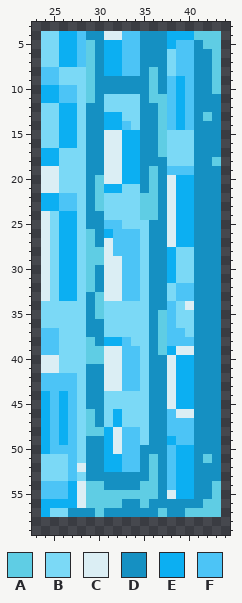
A pixel-art sprite gets an edit: Videojuego/Assets/Sprites/Hielo.png. Above, as it was before the edit.
The file is 64x64 pixels. Shown: x 23..44, y 3..59.
Palette (. is transparent): A #5fcde4  B #7bd9f6  C #dbeef4  D #1590c2  E #0caff2  F #4cc4f6
Pixels before, first column x 24:
 4 BBEEFDDCCFFDDDEEEAAA
 5 BBEEFADEEFFDDDEFFDAA
 6 BBEEFADEEFFDDDBFFDDA
 7 BBEEFADEEFFDDDBFFDDA
 8 FFBBBADEEFFDADBFFDDA
 9 FFBBBADDDDDDADFEFDDA
10 EEFFBADDDDDDADFEFDDA
11 EEFFBADBBBBDAAFEFDDD
12 BBEEBDDBBBBDDAFEFDDD
13 BBEEBDDEEBBDDAFEFDAD
14 BBEEBDDEEFBDDAFEFDDD
15 BBEEBDDCCEEDDABBBDDD
16 BBEEBDDCCEEDDABBBDDD
17 EEBBBDDCCEEDDABBBDDD
18 EEBBBDDCCEEDDDBBBDDA
19 CCBBBDDCCEEDADFFFDDD
20 CCBBBDACCEEDADCEEDDD
21 CCBBBDAEEBBDADCEEDDD
22 EEFFBDABBBBAADCEEDDD
23 EEFFBDABBBBAADCEEDDD
24 CBEEBDDBBBBAADCEEDDD
25 CBEEBDDFFBBBDDCEEDDD
26 CBEEBADEFFFBDDCEEDDD
27 CBEEBADCFFFBDDCEEDDD
28 CBEEBAACFFFBDDEBBDDD
29 CBEEBAACCFFBDDEBBDDD
30 CBEEBADCCFFBDDEBBDDD
31 CBEEBADCCFFBDDEBBDDD
32 CBEEBADCCFFBDDBFFDDD
33 CBEEBDACCFFBDDBFFDDD
34 BBBBBDABBBBBDDFBCDDD
35 BBBBBDABBBBBDAFBBDDD
36 BBBBBDDBBBBBDAFBBDDD
37 FFBBBDDBBBBBDAFFBDDD
38 FFBBBADEEFBBDAFFFDDD
39 FFBBBAACCFFBDAECCDDD
40 CCBBBAACCFFBDDCEEDDD
41 CCBBBDDCCFFBDDCEEDDD
42 FFFFBDDCCFFBDDCEEDDD
43 FFFFBDDCCFFBDDCEEDDD
44 EFEFBDDBBBBBDDCEEDDD
45 EFEFBDDBBBBBDDCEEDDD
46 EFEFBADBEBBBDDFCCDDD
47 EFEFBADBEBBBDDFFFDDD
48 EFEFBAAECFFBDDFFFDDD
49 EFEFBDDECFFBDDEFFDDD
50 EFFFBDDECFFDDDFEEDDD
51 BBBFBDDEEFFDADFEEDAD
52 BBBFCDDEEFFDADFEEDDD
53 BBBFBDDDDDDDADFEEDDD
54 FFFECAADDDDAADFEEDDA
55 FFFECAAAAAAAADCEEDDA
56 EEEECAAAADDADDDDDDAA
57 EBBDDDADDDDDDADDAAAA
The result:
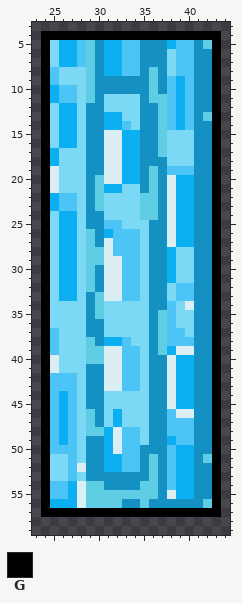
Colours new in this view: G #000000
Changes in this commit:
Changed rows in their new state; - is an unchanged pixel.
first column x 24:
 4 GGGGGGGGGGGGGGGGGGGG
 5 G------------------G
 6 G------------------G
 7 G------------------G
 8 G------------------G
 9 G------------------G
10 G------------------G
11 G------------------G
12 G------------------G
13 G------------------G
14 G------------------G
15 G------------------G
16 G------------------G
17 G------------------G
18 G------------------G
19 G------------------G
20 G------------------G
21 G------------------G
22 G------------------G
23 G------------------G
24 G------------------G
25 G------------------G
26 G------------------G
27 G------------------G
28 G------------------G
29 G------------------G
30 G------------------G
31 G------------------G
32 G------------------G
33 G------------------G
34 G------------------G
35 G------------------G
36 G------------------G
37 G------------------G
38 G------------------G
39 G------------------G
40 G------------------G
41 G------------------G
42 G------------------G
43 G------------------G
44 G------------------G
45 G------------------G
46 G------------------G
47 G------------------G
48 G------------------G
49 G------------------G
50 G------------------G
51 G------------------G
52 G------------------G
53 G------------------G
54 G------------------G
55 G------------------G
56 G------------------G
57 GGGGGGGGGGGGGGGGGGGG
Where, in picture pixels (left, top, right, bottom), the same in both pictures:
changed: (41, 31, 221, 517)
